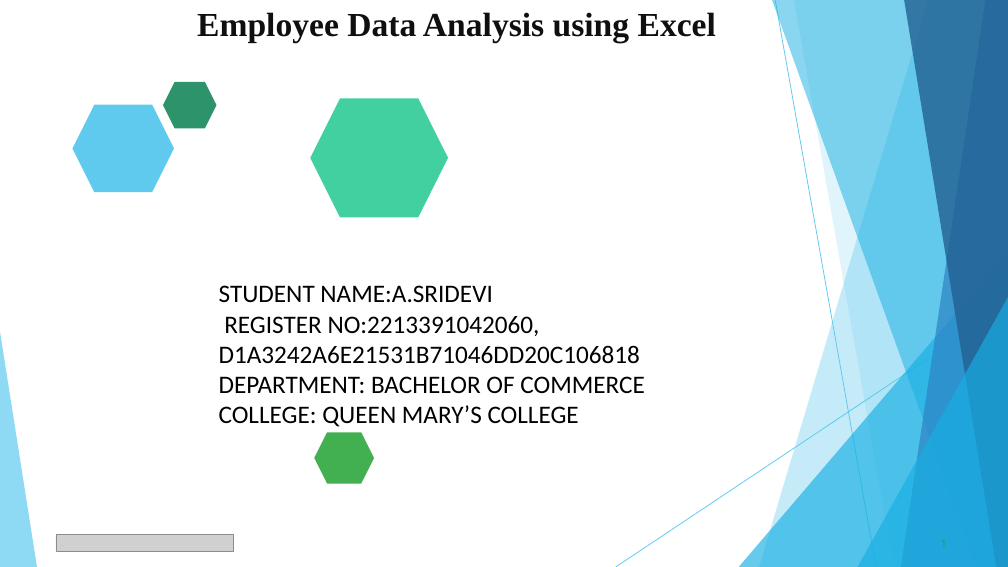
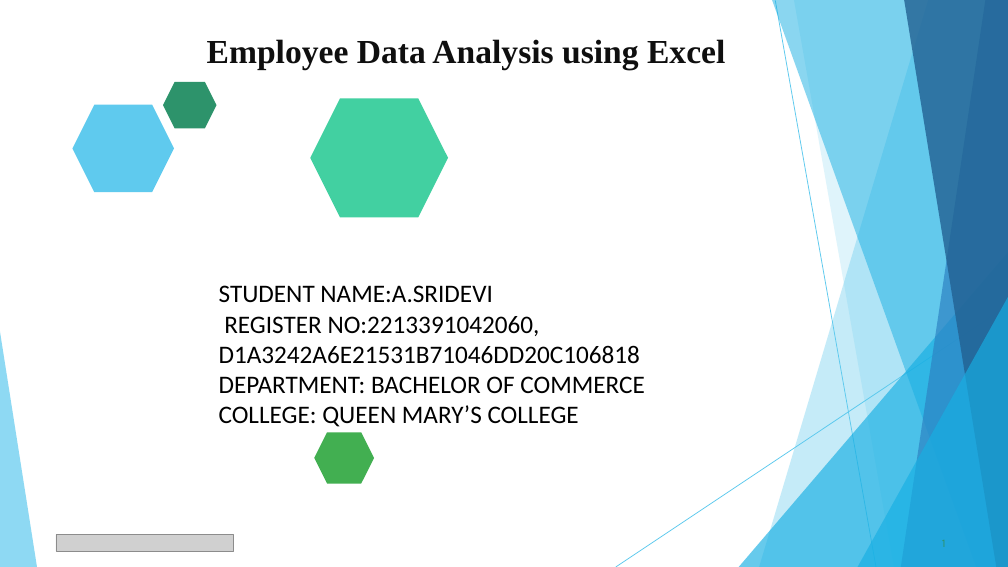
Before and after one commit to hellyshree21/TNSDC-DATA-ANALYSIS, a slide deck: slide 1 of Employee_Data_Analysis_PPT.pptx. Drawn at 1008x567 pixels with LibreOffice and Linux fonts; fonts in the diff are those of the drawing; grey boxes stand for pictures. Boxes give left, top, right and bottom in pixels: in the first picture for what was removed or moved away, otherwise in the second. Text is boxed around its words. In the diff, an @@ line names an element or a change of style, - is before the commit and + after.

```diff
--- a/Employee_Data_Analysis_PPT.pptx
+++ b/Employee_Data_Analysis_PPT.pptx
@@ title "Employee Data Analysis using Excel": place and size @@
-title "Employee Data Analysis using Excel" at <box>197,12,716,43</box>
+title "Employee Data Analysis using Excel" at <box>207,39,725,69</box>
```
